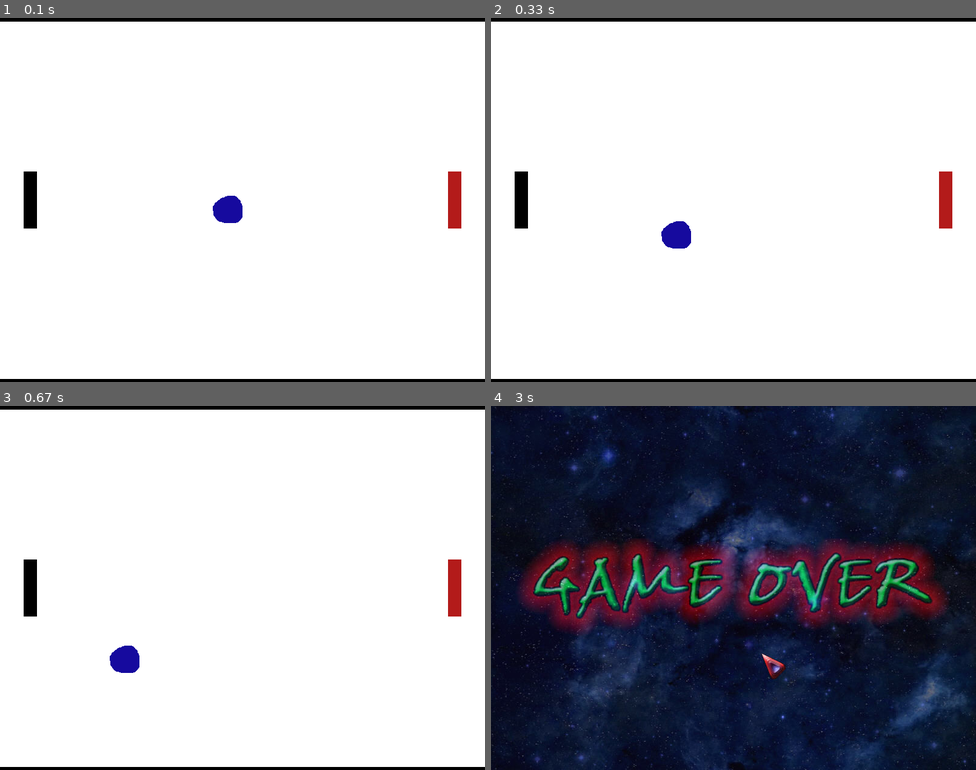
Above: before the commit, frames 1-4 (two rows, left to right).
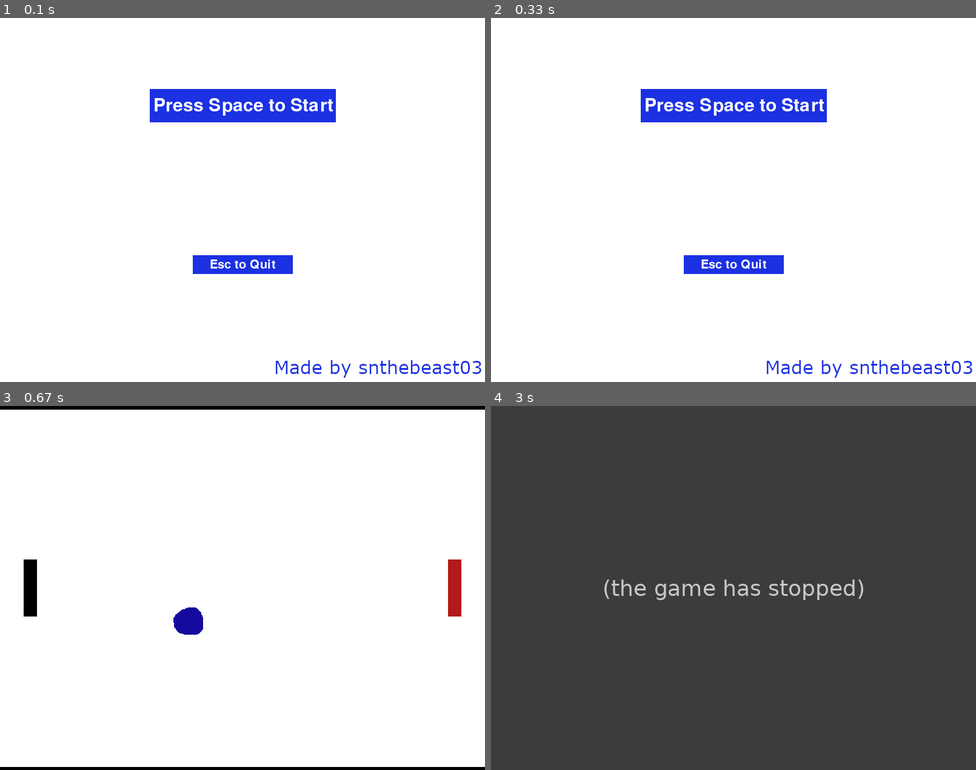
Above: after the commit, the same moments.

Repository: snthebeast03/Pong-Game
Game: pygame game, started from pong game new.py
Two runs of this game, one before a commit and one after it. Both use one fixed random seed, a clock stepped at 60 frames per second and the inputs below.
Inputs:
- Up to frame 1 (0.1 s): no input
- Up to frame 2 (0.33 s): no input
- Up to frame 3 (0.67 s): tap Space at 0.33 s
- Up to frame 4 (3 s): hold Esc 0.67-1.13 s; hold Up 0.67-1.13 s; tap Space at 0.73, 1.03 s

The runs differ from the first frame. In frame 1, 7.7% of the frame differs, in the area x 0-100%, y 0-100%; in frame 2, 7.7%; in frame 3, 0.8%; in frame 4, 100%.
After the commit the program exited at 2.67 s; later frames show no game.

Commit message:
Added splash screen

Diff:
--- a/pong game new.py
+++ b/pong game new.py
@@ -19,6 +19,9 @@
 screen = pygame.display.set_mode((800, 600))
 screen.fill(WHITE)
 end_game_screen = pygame.image.load("gameover.jpeg")
+splash_screen = pygame.image.load("splash screen.png")
+bigfont = pygame.font.Font('freesansbold.ttf', 30)
+smallfont = pygame.font.Font('freesansbold.ttf', 20)
 
 class Paddles(pygame.sprite.Sprite):
     def __init__(self, img, pos):
@@ -81,51 +84,67 @@
 q = True
 i=20
 start_time = time.time()
+flag = False
 while q:
+    presses = pygame.key.get_pressed()
     for event in pygame.event.get():
-        if event.type == QUIT:
+        if event.type == QUIT or presses[K_ESCAPE]:
             screen.blit(end_game_screen, (0,0))
             pygame.display.update()
             time.sleep(2)
             pygame.quit()
             sys.exit()
-    screen.fill(WHITE)
-    for entity in all_sprites:
-        screen.blit(entity.image, entity.rect)
-        entity.move()
-    if ball.rect.colliderect(redplayer.rect) or ball.rect.colliderect(blackplayer.rect):
-        if red == 1:
-            red = 0
-            black = 1
-            if updown in range(1,6):
-                updown = random.choice([1,2,3,4,5])
+    if flag == False:
+        screen.blit(splash_screen, (0,0))
+        press_space = bigfont.render('Press Space to Start', True, WHITE)
+        press_space_rect = press_space.get_rect()
+        press_space_rect.center = (401, 145)
+        press_esc = smallfont.render('Esc to Quit', True, WHITE)
+        press_esc_rect = press_esc.get_rect()
+        press_esc_rect.center = (400, 407)
+        screen.blit(press_space, press_space_rect)
+        screen.blit(press_esc, press_esc_rect)
+        pygame.display.update()
+    if presses[K_SPACE] and flag == False:
+        flag = True
+    elif flag == True:
+
+        screen.fill(WHITE)
+        for entity in all_sprites:
+            screen.blit(entity.image, entity.rect)
+            entity.move()
+        if ball.rect.colliderect(redplayer.rect) or ball.rect.colliderect(blackplayer.rect):
+            if red == 1:
+                red = 0
+                black = 1
+                if updown in range(1,6):
+                    updown = random.choice([1,2,3,4,5])
+                else:
+                    updown = random.choice([-1,-2,-3,-4,-5])
             else:
-                updown = random.choice([-1,-2,-3,-4,-5])
-        else:
-            red = 1
-            black = 0
-            if updown in range(1,6):
-                updown = random.choice([1,2,3,4,5])
-            else:
-                updown = random.choice([-1,-2,-3,-4,-5])
-    if ball.rect.colliderect(upwall.rect):
-        updown = random.randint(1,5)
-    if ball.rect.colliderect(downwall.rect):
-        updown = random.randint(-5,-1)
+                red = 1
+                black = 0
+                if updown in range(1,6):
+                    updown = random.choice([1,2,3,4,5])
+                else:
+                    updown = random.choice([-1,-2,-3,-4,-5])
+        if ball.rect.colliderect(upwall.rect):
+            updown = random.randint(1,5)
+        if ball.rect.colliderect(downwall.rect):
+            updown = random.randint(-5,-1)
 
-    if ball.rect.center[0] > 820 or ball.rect.center[0] < -20:
-        screen.blit(end_game_screen, (0,0))
-        pygame.display.update()
-        time.sleep(2.5)
-        pygame.quit()
-        sys.exit()
-    print(time.time()-start_time)
+        if ball.rect.center[0] > 820 or ball.rect.center[0] < -20:
+            screen.blit(end_game_screen, (0,0))
+            pygame.display.update()
+            time.sleep(2.5)
+            pygame.quit()
+            sys.exit()
 
-    if round(time.time()-start_time)>1 and int(time.time()-start_time) % i == 0:
-        ball_speed += 1
-        paddle_speed += 1
-        i=i+20
+        if round(time.time()-start_time)>1 and int(time.time()-start_time) % i == 0:
+            ball_speed += 1
+            paddle_speed += 1
+            i=i+20
 
 
-    pygame.display.update()
-    fps.tick(FPS)
+        pygame.display.update()
+        fps.tick(FPS)
